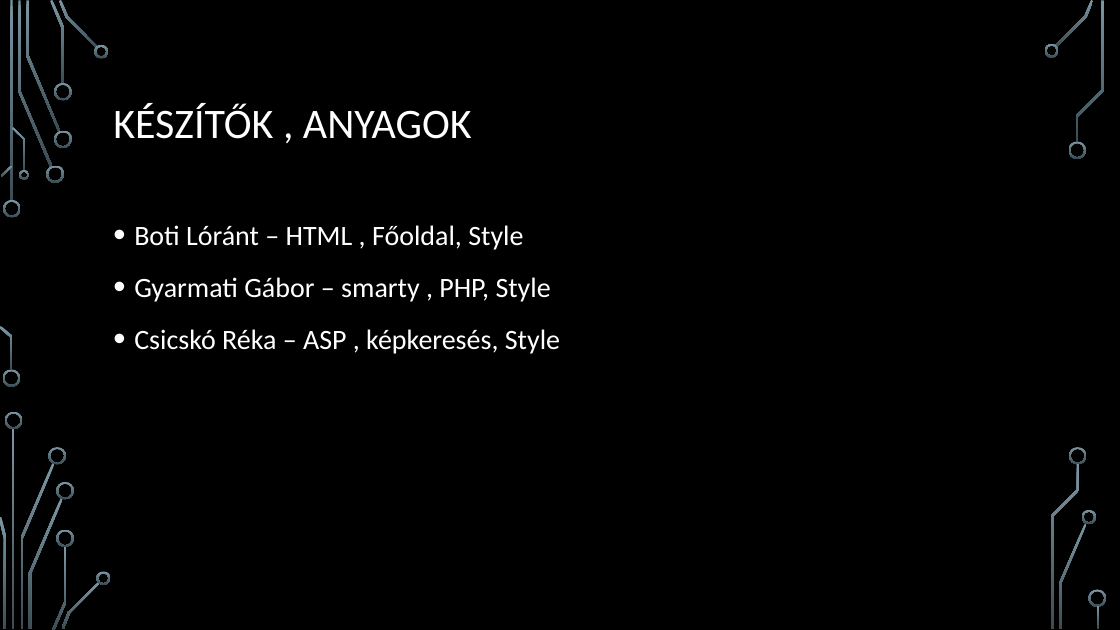
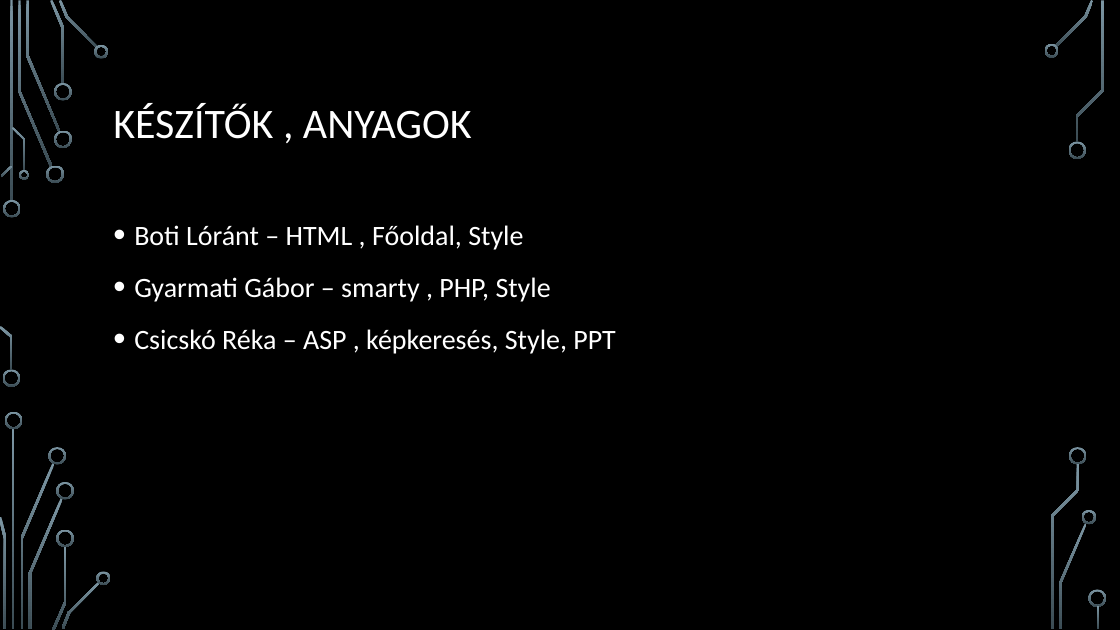
Before and after one commit to Botilori08/IKt-pojektmunka-2, a slide deck: slide 2 of IKT 2.pptx. Drawn at 1120x630 pixels with LibreOffice and Linux fonts; fonts in the diff are those of the drawing; background and template pictures are left out. Boxes give left, top, right and bottom in pixels: in the first picture for what was removed or moved away, otherwise in the second. Text is boxed around its words. In the diff, an @@ line names an element or a change of style, - is before the commit and + after.

```diff
--- a/IKT 2.pptx
+++ b/IKT 2.pptx
@@ text at <box>134,329,615,354</box>: text changed @@
-• Csicskó Réka – ASP , képkeresés, Style
+• Csicskó Réka – ASP , képkeresés, Style, PPT
```
Also in this commit, not shown: 2 other slides changed, 1 slide added.
